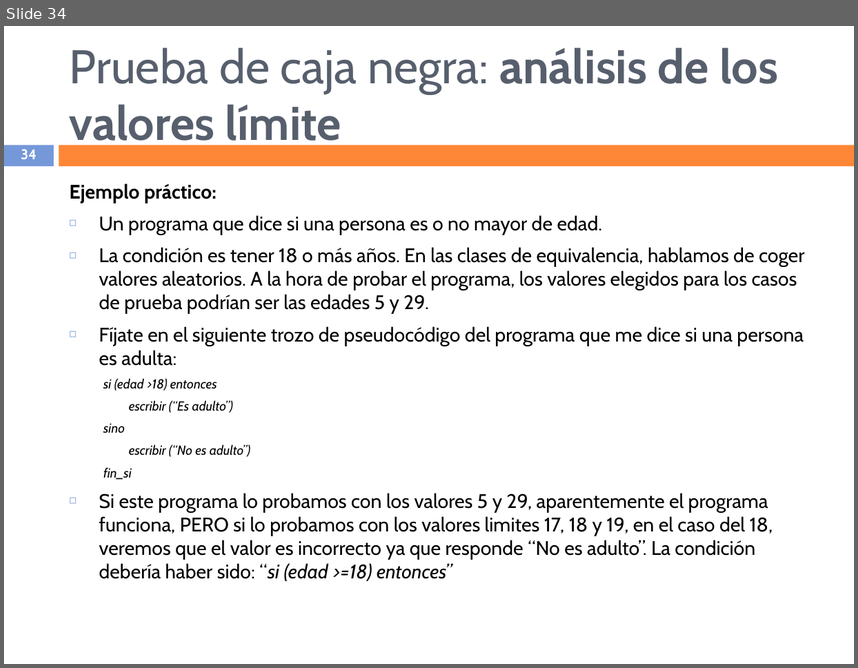
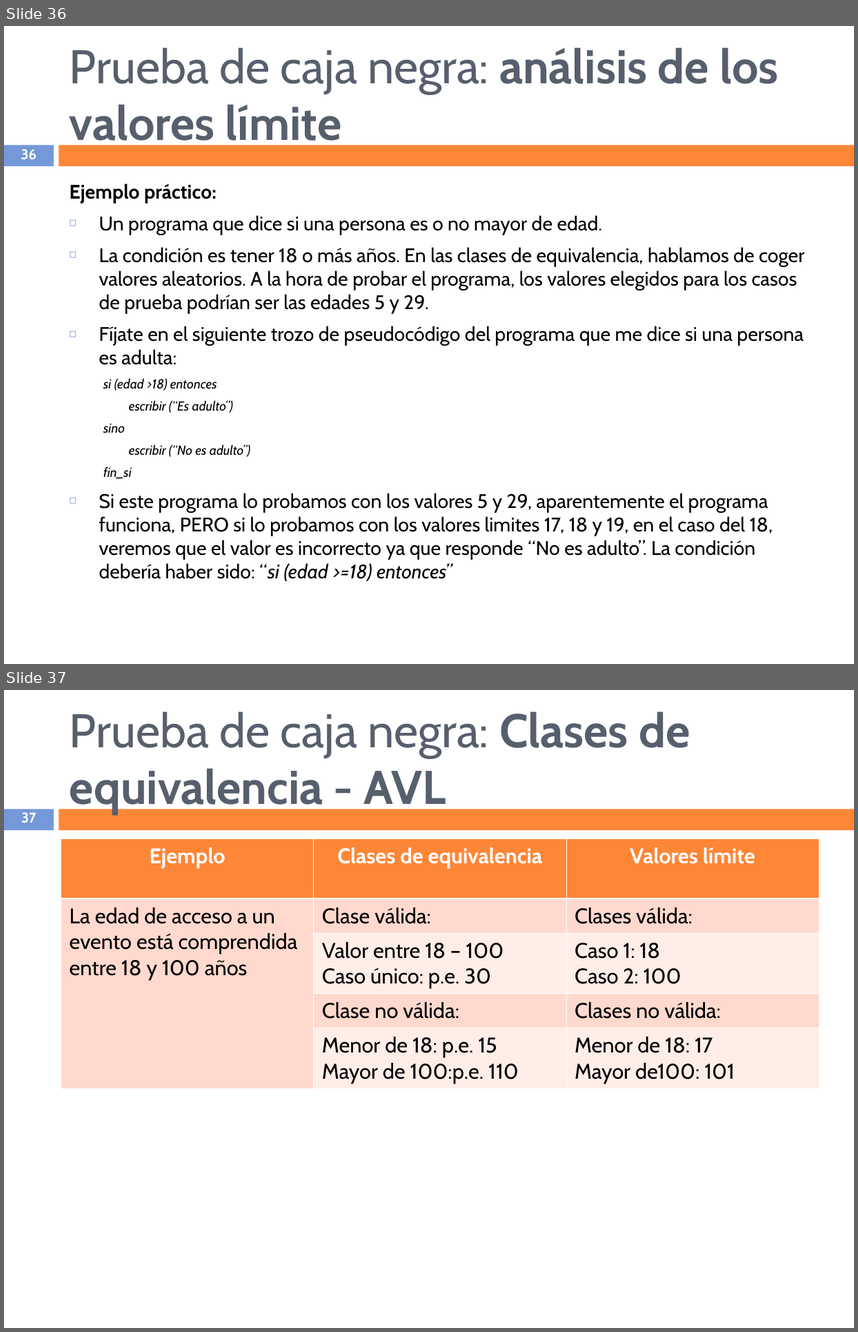
Before and after one commit to TerciodeMarte/DAM, a slide deck: DAM-1/ED/EVALUACION-3/TEMA-5/TEORIA/Diseño y realización de pruebas.ppt. Shown one above the other, each under a label of ours: slide 34 before the commit, slides 36 and 37 after it. The pictures are 858x668 and 858x1332 pixels, drawn with LibreOffice and Linux fonts; fonts in the diff are those of the drawing. Boxes give left, top, right and bottom in pixels: in the first picture for what was removed or moved away, otherwise in the second. Text is boxed around its words. In the diff, an @@ line names an element or a change of style, - is before the commit and + after.

```diff
--- a/DAM-1/ED/EVALUACION-3/TEMA-5/TEORIA/Diseño y realización de pruebas.ppt
+++ b/DAM-1/ED/EVALUACION-3/TEMA-5/TEORIA/Diseño y realización de pruebas.ppt
@@ slide 37 added at <box>4,690,854,1328</box>, background #FFFFFF; not listed: 2 template elements that a slide beside it also shows @@
@@ title added at <box>70,711,690,815</box>, 40 pt, text #575F6D, bold @@
+Prueba de caja negra: Clases de equivalencia - AVL
@@ page number added at <box>21,812,36,822</box>, 12 pt, text #FFFFFF, bold @@
+37
@@ table added at <box>61,839,818,1085</box>, 5 rows, 3 columns @@
+Ejemplo | Clases de equivalencia | Valores límite
+La edad de acceso a un evento está comprendida entre 18 y 100 años | Clase válida: | Clases válida:
+ | Valor entre 18 – 100 / Caso único: p.e. 30 | Caso 1: 18 / Caso 2: 100
+ | Clase no válida: | Clases no válida:
+ | Menor de 18: p.e. 15 / Mayor de 100:p.e. 110 | Menor de 18: 17 / Mayor de100: 101
@@ what was slide 34 is now slide 36 @@
@@ page number at <box>21,149,37,159</box>: text changed @@
-34
+36
```
Also in this commit, not shown: 6 slides changed, 3 other slides added, 2 other files.
